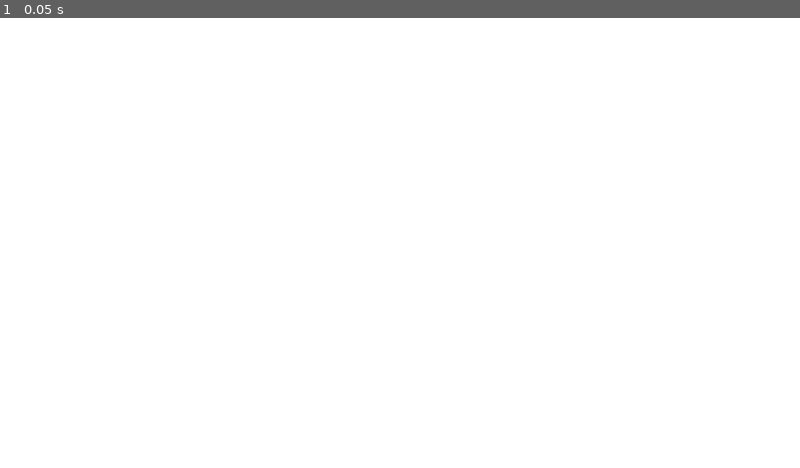
Above: before the commit, frame 1.
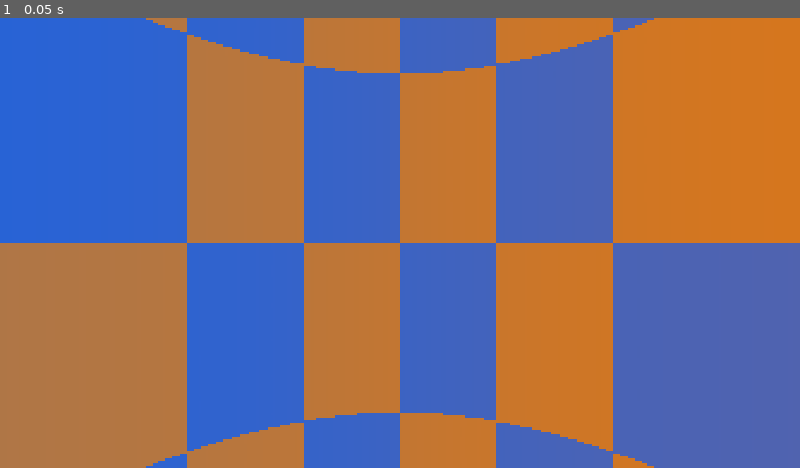
Above: after the commit, the same moment.

Repository: scottfennell/fruit_view
Game: Godot game, scene res://scenes/main.tscn
Two runs of this game, one before a commit and one after it. Both use one fixed random seed, a clock stepped at 60 frames per second and the inputs below. Before the commit the project has no main scene; this scene is started directly in both runs.
Inputs:
- Up to frame 1 (0.05 s): no input

The runs differ from the first frame. In frame 1, 100% of the frame differs, in the area x 0-100%, y 0-100%.

Commit message:
Add recenter, pitch fix, sensitivity, and UV debug grid
- main.gd: negate pitch so looking down tilts camera down (OpenTrack sign fix)
- head_tracker.gd: add recenter() virtual method
- opentrack_udp_tracker.gd: implement recenter() via yaw/pitch offset; add
  head_tracker/sensitivity multiplier for movement rate tuning
- mouse_look_tracker.gd: implement recenter() (resets accumulated pose to zero)
- input_handler.gd: trigger recenter() on Space (keyboard) or JOY_BUTTON_BACK
- shaders/hemisphere.gdshader: show procedural UV debug grid when no video is
  connected (hint_default_white detected); auto-replaced by live video frames
- project.godot: add head_tracker/sensitivity=1.0
- deploy/override.cfg: add sensitivity knob with comment

Diff:
--- a/deploy/override.cfg
+++ b/deploy/override.cfg
@@ -10,6 +10,8 @@
 
 mode="opentrack_udp"
 opentrack_port=4242
+; Rotation speed multiplier. 1.0 = raw angle from glasses. Increase to move faster.
+sensitivity=1.0
 
 [video]
 
--- a/project.godot
+++ b/project.godot
@@ -3,16 +3,26 @@
 ; since the parameters that go here are not all obvious.
 ;
 ; Format:
-;   [section] ; section goes in [] on its own line
-;   param=value ; each parameter goes on its own line
+;   [section] ; section goes between []
+;   param=value ; assign values to parameters
 
 config_version=5
+
+[animation]
+
+compatibility/default_parent_skeleton_in_mesh_instance_3d=true
 
 [application]
 
 config/name="fruit_view"
-config/features=PackedStringArray("4.3", "Forward Plus")
-config/main_scene="res://scenes/main.tscn"
+run/main_scene="res://scenes/main.tscn"
+config/features=PackedStringArray("4.6", "Forward Plus")
+
+[control]
+
+vehicle_host="192.168.1.100"
+vehicle_port=9000
+keepalive_interval_sec=0.5
 
 [display]
 
@@ -20,16 +30,25 @@
 window/size/viewport_height=1080
 window/stretch/mode="canvas_items"
 
-[rendering]
-
-renderer/rendering_method="forward_plus"
-environment/defaults/default_clear_color=Color(0, 0, 0, 1)
-
 [head_tracker]
 
 mode="mouse_look"
 mouse_sensitivity=0.1
 opentrack_port=4242
+sensitivity=1.0
+
+[input_map]
+
+throttle_axis=1
+steering_axis=0
+
+[rendering]
+
+environment/defaults/default_clear_color=Color(0, 0, 0, 1)
+
+[telemetry]
+
+port=9002
 
 [video]
 
@@ -38,18 +57,3 @@
 rtsp_url="rtsp://192.168.1.100:8554/stream"
 sidecar_port=9001
 sidecar_python="python3"
-
-[control]
-
-vehicle_host="192.168.1.100"
-vehicle_port=9000
-keepalive_interval_sec=0.5
-
-[telemetry]
-
-port=9002
-
-[input_map]
-
-throttle_axis=1
-steering_axis=0
--- a/scripts/head_tracking/head_tracker.gd
+++ b/scripts/head_tracking/head_tracker.gd
@@ -19,3 +19,9 @@
 #   roll  (z): rotation around Z axis — unused initially, always 0
 func get_rotation() -> Vector3:
 	return Vector3.ZERO
+
+
+# Capture the current pose as the new zero/forward direction.
+# Subclasses that support recentering should override this.
+func recenter() -> void:
+	pass
--- a/scripts/head_tracking/mouse_look_tracker.gd
+++ b/scripts/head_tracking/mouse_look_tracker.gd
@@ -46,3 +46,9 @@
 
 func get_rotation() -> Vector3:
 	return Vector3(_pitch, _yaw, 0.0)
+
+
+# Reset accumulated pose to zero (look straight ahead).
+func recenter() -> void:
+	_yaw   = 0.0
+	_pitch = 0.0
--- a/scripts/head_tracking/opentrack_udp_tracker.gd
+++ b/scripts/head_tracking/opentrack_udp_tracker.gd
@@ -15,22 +15,37 @@
 #
 # Configuration (project.godot):
 #   head_tracker/opentrack_port — local UDP port to bind (default 4242)
+#   head_tracker/sensitivity    — rotation multiplier, >1 faster, <1 slower (default 1.0)
+#
+# Recenter: call recenter() (or press Space / gamepad Back via InputHandler) to
+# capture the current pose as the new forward direction.
 
 class_name OpenTrackUDPTracker
 extends HeadTracker
 
 const PAYLOAD_SIZE := 48  # 6 × 8 bytes (float64)
-const SETTING_PORT := "head_tracker/opentrack_port"
-const DEFAULT_PORT := 4242
+const SETTING_PORT        := "head_tracker/opentrack_port"
+const SETTING_SENSITIVITY := "head_tracker/sensitivity"
+const DEFAULT_PORT        := 4242
+const DEFAULT_SENSITIVITY := 1.0
 
 var _socket: PacketPeerUDP = PacketPeerUDP.new()
 var _yaw:    float = 0.0
 var _pitch:  float = 0.0
 
+# Offset captured by recenter() — subtracted from raw angles each frame.
+var _yaw_offset:   float = 0.0
+var _pitch_offset: float = 0.0
+
+var _sensitivity: float = 1.0
+
 
 func _ready() -> void:
 	var port := ProjectSettings.get_setting(SETTING_PORT, DEFAULT_PORT) as int
-	var err   := _socket.bind(port)
+	_sensitivity = ProjectSettings.get_setting(
+		SETTING_SENSITIVITY, DEFAULT_SENSITIVITY
+	) as float
+	var err := _socket.bind(port)
 	if err != OK:
 		push_error(
 			"OpenTrackUDPTracker: failed to bind UDP port %d (error %d). " % [port, err] +
@@ -56,7 +71,20 @@
 
 
 func get_rotation() -> Vector3:
-	return Vector3(_pitch, _yaw, 0.0)
+	# Subtract offset (set by recenter()), then scale by sensitivity.
+	var yaw   := (_yaw   - _yaw_offset)   * _sensitivity
+	var pitch := (_pitch - _pitch_offset) * _sensitivity
+	return Vector3(pitch, yaw, 0.0)
+
+
+# Capture the current pose as the new zero/forward direction.
+# The next get_rotation() call will return Vector3.ZERO for the current pose.
+func recenter() -> void:
+	_yaw_offset   = _yaw
+	_pitch_offset = _pitch
+	print("OpenTrackUDPTracker: recentered (yaw=%.1f° pitch=%.1f°)" % [
+		rad_to_deg(_yaw), rad_to_deg(_pitch)
+	])
 
 
 func _notification(what: int) -> void:
--- a/scripts/input_handler.gd
+++ b/scripts/input_handler.gd
@@ -5,6 +5,9 @@
 #
 # Head yaw and pitch are included in every packet so the vehicle Pi can relay
 # them to a gimbal without any additional glue code.
+#
+# Recenter: press Space (keyboard) or the gamepad Back/Select button to capture
+# the current head pose as the new forward direction.
 #
 # Configuration (project.godot):
 #   input_map/throttle_axis — JoyAxis index for throttle (default JOY_AXIS_LEFT_Y = 1)
@@ -18,6 +21,10 @@
 const DEFAULT_THROTTLE_AXIS := JOY_AXIS_LEFT_Y  # 1
 const DEFAULT_STEERING_AXIS := JOY_AXIS_LEFT_X  # 0
 const DEADZONE              := 0.05
+
+# Recenter bindings (not configurable at runtime — change here if needed).
+const RECENTER_KEY    := KEY_SPACE
+const RECENTER_BUTTON := JOY_BUTTON_BACK  # gamepad Select / Back / Share
 
 var control_output: ControlOutput
 var head_tracker:   HeadTracker
@@ -33,6 +40,17 @@
 	_steering_axis = ProjectSettings.get_setting(
 		SETTING_STEERING_AXIS, DEFAULT_STEERING_AXIS
 	) as int
+
+
+func _input(event: InputEvent) -> void:
+	if event is InputEventKey:
+		var key := event as InputEventKey
+		if key.pressed and not key.echo and key.keycode == RECENTER_KEY:
+			_recenter()
+	elif event is InputEventJoypadButton:
+		var btn := event as InputEventJoypadButton
+		if btn.pressed and btn.button_index == RECENTER_BUTTON:
+			_recenter()
 
 
 func _process(_delta: float) -> void:
@@ -54,3 +72,8 @@
 		head_pitch = rot.x
 
 	control_output.send(throttle, steering, head_yaw, head_pitch)
+
+
+func _recenter() -> void:
+	if head_tracker != null:
+		head_tracker.recenter()
--- a/scripts/main.gd
+++ b/scripts/main.gd
@@ -52,7 +52,9 @@
 	# Apply head tracking to camera each frame.
 	if _head_tracker != null:
 		var rot := _head_tracker.get_rotation()
-		_camera.rotation = Vector3(rot.x, rot.y, 0.0)
+		# OpenTrack pitch is positive-up; Godot Camera3D rotation.x is positive-down.
+		# Negate pitch so looking down tilts the camera down, not up.
+		_camera.rotation = Vector3(-rot.x, rot.y, 0.0)
 
 
 # ── Private builders ──────────────────────────────────────────────────────────
--- a/shaders/hemisphere.gdshader
+++ b/shaders/hemisphere.gdshader
@@ -15,5 +15,23 @@
 	// When distortion_k1 != 0, UV will be warped here using the Brown-Conrady model.
 	// For now, pass UV straight through.
 	vec2 uv = UV;
-	ALBEDO = texture(video_texture, uv).rgb;
+	vec3 video = texture(video_texture, uv).rgb;
+
+	// Debug grid: shown when no live video is connected (video_texture is the
+	// default all-white texture). Gives a visible reference for verifying head
+	// tracking and hemisphere geometry without a real video feed.
+	// Auto-replaced by the real frame once a VideoSource starts delivering frames.
+	float cx      = mod(floor(uv.x * 10.0), 2.0);
+	float cy      = mod(floor(uv.y *  6.0), 2.0);
+	vec3  col_a   = vec3(0.15, 0.45, 0.85);  // blue
+	vec3  col_b   = vec3(0.85, 0.55, 0.10);  // orange
+	vec3  grid    = mix(col_a, col_b, mod(cx + cy, 2.0));
+
+	// U and V axis labels baked into tint so orientation is readable at a glance.
+	grid = mix(grid, vec3(uv.x, 0.2, 1.0 - uv.x), 0.25);
+
+	// When the default-white texture is active every pixel sums to ~3.0.
+	// Switch to the grid; once a real frame arrives this branch becomes 0.
+	float no_video = step(2.99, video.r + video.g + video.b);
+	ALBEDO = mix(video, grid, no_video);
 }
Not shown, added: scripts/head_tracking/head_tracker.gd.uid
Not shown, added: scripts/head_tracking/mouse_look_tracker.gd.uid
Not shown, added: scripts/head_tracking/opentrack_udp_tracker.gd.uid
Not shown, added: scripts/input_handler.gd.uid
Not shown, added: scripts/main.gd.uid
Not shown, added: scripts/mesh/hemisphere_mesh_builder.gd.uid
Not shown, added: scripts/network/control_output.gd.uid
Not shown, added: scripts/network/telemetry_input.gd.uid
Not shown, added: scripts/network/udp_control_output.gd.uid
Not shown, added: scripts/ui/telemetry_panel.gd.uid
Not shown, added: scripts/video/local_file_source.gd.uid
Not shown, added: scripts/video/rtsp_gstreamer_source.gd.uid
(and 10 more such lines)
